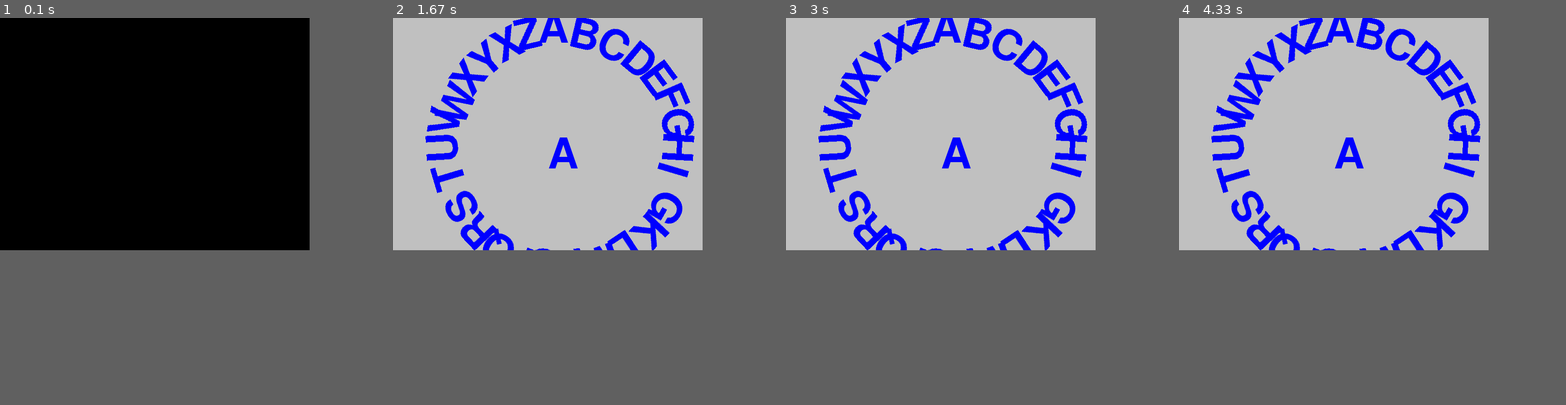
Above: before the commit, frames 1-4 (left to right).
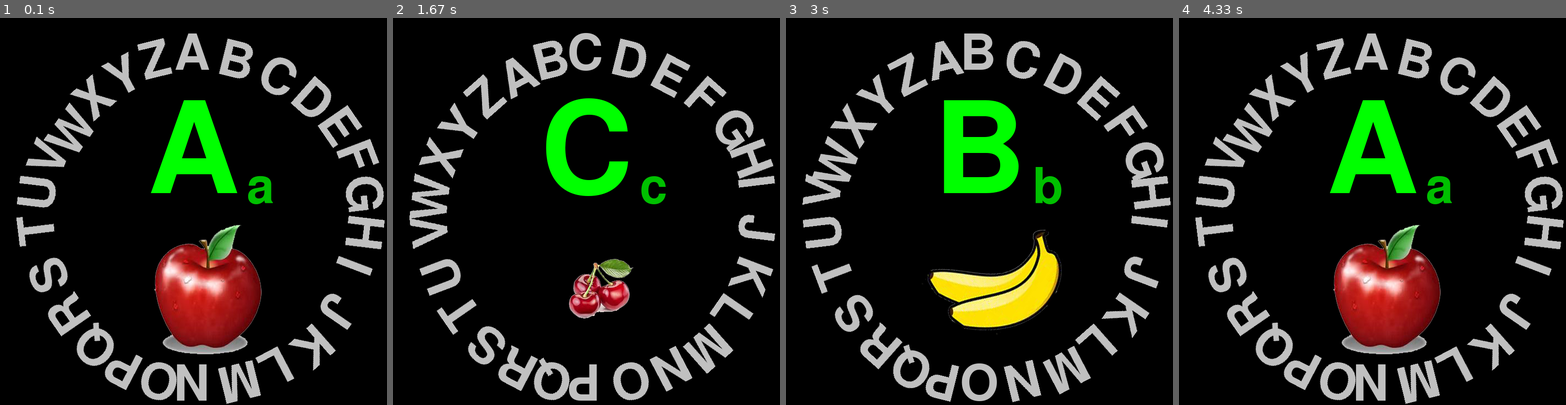
Above: after the commit, the same moments.

Repository: bblu/kid-pygame
Game: pygame game, started from mousewheel/mousewheel.py
Two runs of this game, one before a commit and one after it. Both use one fixed random seed, a clock stepped at 60 frames per second and the inputs below. The source is Python 2; it was converted automatically to run under Python 3.
Inputs (mouse positions are in pixels of both pictures, inside the frame that each line leads up to):
- Up to frame 1 (0.1 s): no input
- Up to frame 2 (1.67 s): tap Space at 0.33 s; tap  at 0.67 s; click (586, 238) at 1.2 s; hold Right from 1.47 s (still down)
- Up to frame 3 (3 s): release Right at 1.93 s; hold Up 1.97-2.27 s; hold Right 2.3-2.77 s; hold Left from 2.8 s (still down)
- Up to frame 4 (4.33 s): release Left at 3.33 s; hold Down 3.37-3.67 s; hold Left 3.7-4.1 s; hold Up from 4.13 s (still down)
In our replay, the window is 640x480 before the commit and 800x800 after it. These sizes can differ from the game's own. Grey fills any space a smaller window leaves; there, only what the larger window draws over its background counts as a difference.

The runs differ from the first frame. In frame 1, 20% of the frame differs, in the area x 4-100%, y 4-100%; in frame 2, 53%; in frame 3, 55%; in frame 4, 58%, in the area x 0-100%, y 0-100%.

Commit message:
add res pictures and show them

Diff:
--- a/mousewheel/mousewheel.py
+++ b/mousewheel/mousewheel.py
@@ -1,4 +1,4 @@
-import math
+import math,os
 import pygame, sys
 from pygame.locals import *
 
@@ -36,11 +36,10 @@
 
 # set up the window
 
-srcW = 640
-srcH = 480
-cenPos = Vec2d(srcW/2,srcH/2)
-screen = pygame.display.set_mode((640, 480), 0, 32)
-pygame.display.set_caption('Drawing')
+srcW = 800
+srcH = 800
+cenPos = Vec2d(srcW/2,srcH/2)-40
+
 
 # set up the colors
 BLACK = (  0,   0,   0)
@@ -48,29 +47,45 @@
 WHITE = (255, 255, 255)
 RED   = (255,   0,   0)
 GREEN = (  0, 255,   0)
+LTGREEN=(  0, 192,   0)
 BLUE  = (  0,   0, 255)
 
-UP = 'up'
-DOWN = 'down'
-
-abcIndex=0
-abcStr = 'ABCDEFGHIGKLMNOPQRSTUVWXYXZ'
+MS_LEFT = 1
+MS_RIGHT= 3
+MS_DOWN = 4
+MS_UP   = 5
+
+curIndex = 0
+oldIndex = -1
+abcStr = 'ABCDEFGHIJKLMNOPQRSTUVWXYZ'
+numStr = '0123456789'
+clkStr = ''
+objStr = abcStr
 pygame.init()
+screen = pygame.display.set_mode((srcW, srcH), 0, 24)
+pygame.display.set_caption('MouseWheelGame')
 strFont = pygame.font.get_default_font();
-curFont = pygame.font.SysFont(strFont,128)
+curFont = pygame.font.SysFont(strFont,150)
+bigFont = pygame.font.SysFont(strFont,256+128)
 
 class CircleText:
     pos = Vec2d(0.0,0.0)
     rad = 10.0
     text= ''
     dAngle=0.0
+    oldIndex=0
     font=pygame.font.SysFont('freemono',32)
-    def __init__(self,text,font):
-        self.text = text
+    def __init__(self,txt,font):
         self.font = font
-        self.dAngle = 360.0/len(text)
-        print ('%f')%self.dAngle
-
+        self.setText(txt)
+
+    def setText(self,txt):
+        self.text = txt
+        self.dAngle = 360.0/len(txt)
+        print txt
+        #print ('len=%d angle=%f')%(len(txt),self.dAngle)
+    def getText(self):
+        return self.text
     def setPos(self, p):
         self.pos = p
     def setRad(self, r):
@@ -81,31 +96,90 @@
         #print ('index=%d a=%f start = %d')%(idx,self.dAngle,start)
         vr.rotate(start)
         rot = start
-        for abc in abcStr:
-            lbl = self.font.render(abc,1,BLUE)
-            obj = pygame.transform.rotate(lbl,rot)
+        for abc in self.text:
+            lbl = self.font.render(abc,2,GRAY)
+            obj = pygame.transform.rotate(lbl,-rot)
             cur = vr+self.pos
             sur.blit(obj,(cur.x,cur.y))
             vr.rotate(self.dAngle)
-            rot -= self.dAngle
+            #print ('%s rot=%f')%(abc,rot)
+            rot += self.dAngle
+
+class charSprite(pygame.sprite.Sprite):
+    def __init__(self,imf):
+        pygame.sprite.Sprite.__init__(self)
+        self.image = pygame.image.load(imf).convert_alpha()
+        #self.rect = self.image.get_rect()
+
+    def load(self,imf,width,height):
+        imf=0
+
+def genIndex(button):
+    global curIndex
+    #print 'Btn=%d'%button
+    if button==32 or button == MS_UP or button ==MS_LEFT or button==274 or button ==275:
+       curIndex+=1
+    elif button == MS_DOWN or button ==MS_RIGHT or button ==273 or button==276:
+        curIndex-=1
+def isNumKey(key):
+    return (event.key>=48 and event.key <= 57) or (event.key>=256 and event.key <= 265)
+def isChrKey(key):
+    return (event.key>=97 and event.key <= 122)
 
 def showChar(surface,index):
-    global curFont,abcString,curString
-    index = index%25
-    curString = abcStr[index]
-    textobj = curFont.render(curString,1,BLUE)
-    surface.blit(textobj,(cenPos.x,cenPos.y))
-
-def rollWheel(button):
-    global abcIndex
-    if button == 4:
-       abcIndex+=1
-    elif button == 5 :
-        abcIndex-=1
+    global bigFont,curFont,objStr
+    index = index%len(objStr)
+    print 'idx=%d'%index
+    curString = objStr[index]
+    textUpper = bigFont.render(curString,1,GREEN)
+    surface.blit(textUpper,(cenPos.x-55,150))
+    if len(objStr)> 12:
+        textLower = curFont.render(curString.lower(),1,LTGREEN)
+        surface.blit(textLower,(cenPos.x+150,srcH/2-100))
+    return curString
+
+resMap={'1':'1'}
+
+def ListFiles(dirPath):
+    fileList = []
+    for root, dirs, files in os.walk(dirPath):
+        for fileObj in files:
+            fileList.append(os.path.join(root, fileObj))
+    return fileList
+resFiles = ListFiles('./res')
+
+for f in resFiles:
+    resMap[f[6]]=f
+
+
+def showPict(surface,char):
+    global resMap
+    tarfile = resMap[char.lower()]
+    print tarfile
+    csp = charSprite(tarfile)
+    surface.blit(csp.image,(cenPos.x-80,cenPos.y+50,150,150))
 
 abcCir = CircleText(abcStr,curFont)
-abcCir.setPos(cenPos-20)
-abcCir.setRad(cenPos.y)
+abcCir.setPos(cenPos)
+abcCir.setRad(cenPos.y-24)
+clock = pygame.time.Clock()
+
+def chMode(string=None):
+    global abcCir,objStr,numStr,oldIndex
+    print string
+    if string == objStr:
+        return
+    elif string != None:
+        objStr = string
+    else:
+        print len(objStr)
+        if len(objStr)>20:
+            objStr = numStr
+        else:
+            objStr = abcStr
+    abcCir.setText(objStr)
+    oldIndex=-1
+
 # run the game loop
 while True:
     for event in pygame.event.get():
@@ -113,8 +187,25 @@
             pygame.quit()
             sys.exit()
         elif event.type == MOUSEBUTTONDOWN:
-            rollWheel(event.button)
-            screen.fill(GRAY)
-            abcCir.render(screen,abcIndex)
-            showChar(screen,abcIndex)
-    pygame.display.update()
+            genIndex(event.button)
+        elif event.type == KEYDOWN:
+            if isNumKey(event.key):
+                chMode(numStr)
+                curIndex =event.key - 48
+                if curIndex>200:
+                    curIndex -= 256-48
+            elif isChrKey(event.key):
+                chMode(abcStr)
+                curIndex = event.key-97
+            elif event.key == 304:
+                chMode()
+            else:
+                genIndex(event.key)
+    if(curIndex!=oldIndex):
+        oldIndex = curIndex
+        screen.fill(BLACK)
+        abcCir.render(screen,curIndex)
+        char = showChar(screen,curIndex)
+        showPict(screen,char)
+    pygame.display.flip()
+    clock.tick(10)
Binary file added: mousewheel/res/apple.png
Binary file added: mousewheel/res/banana.png
Binary file added: mousewheel/res/cherry.png
Binary file added: mousewheel/res/dog.png
Binary file added: mousewheel/res/elephant.png
Binary file added: mousewheel/res/frog.png
Binary file added: mousewheel/res/grape.png
Binary file added: mousewheel/res/horse.png
Binary file added: mousewheel/res/insect.png
Binary file added: mousewheel/res/jam.png
Binary file added: mousewheel/res/kangaroo.png
Binary file added: mousewheel/res/lemons.png
(and 16 more such lines)
